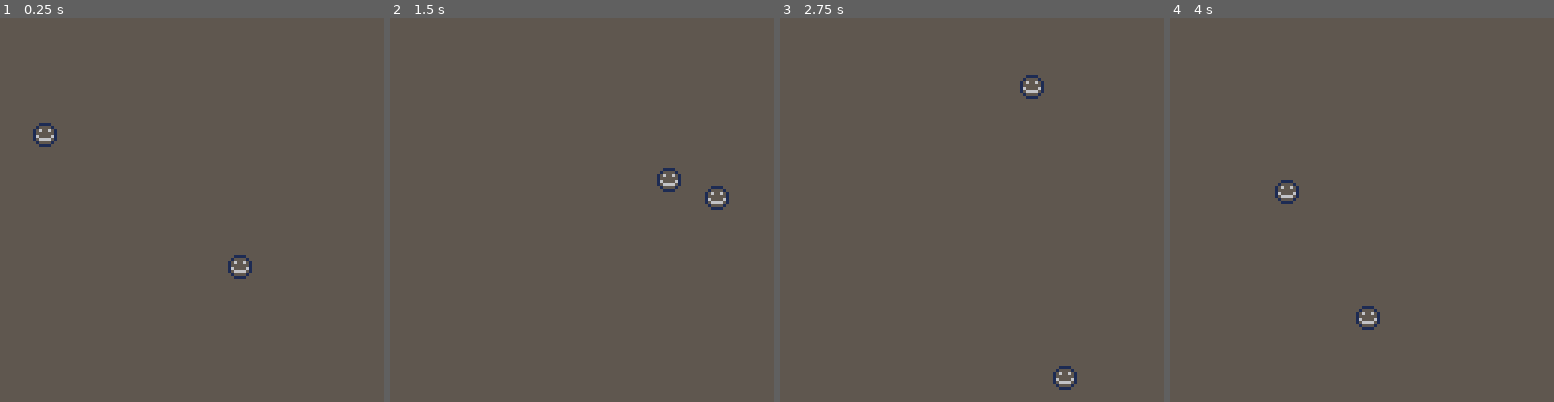
Above: before the commit, frames 1-4 (left to right).
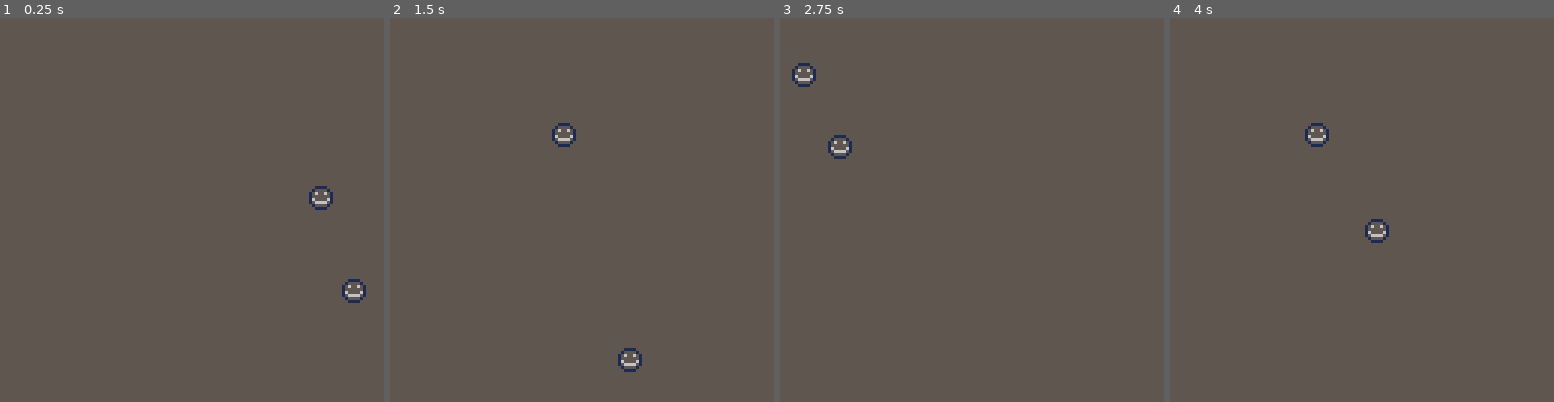
Above: after the commit, the same moments.

Repository: sargon2/pico8
Game: PICO-8 cartridge mine/collision.p8
Two runs of this game, one before a commit and one after it. Both use one fixed random seed, a clock stepped at 60 frames per second and the inputs below.
Inputs:
- Up to frame 1 (0.25 s): no input
- Up to frame 2 (1.5 s): no input
- Up to frame 3 (2.75 s): no input
- Up to frame 4 (4 s): no input

The runs differ from the first frame. In frame 1, 0.7% of the frame differs, in the area x 8-96%, y 27-75%; in frame 2, 0.7%; in frame 3, 0.7%; in frame 4, 0.7%.

Commit message:
Detect collision based on distance

Diff:
--- a/mine/collision.p8
+++ b/mine/collision.p8
@@ -16,17 +16,17 @@
 -- check lots of collisions?
 
 actor1 = {
- x=32,
- y=32,
- xv=-2.6,
- yv=0.4
+ x=rnd(112)+8,
+ y=rnd(112)+8,
+ xv=rnd(4)-2,
+ yv=rnd(4)-2
 }
 
 actor2 = {
- x=64,
- y=84,
- xv=1.6,
- yv=-0.6
+ x=rnd(112)+8,
+ y=rnd(112)+8,
+ xv=rnd(4)-2,
+ yv=rnd(4)-2
 }
 
 function update_actor(actor)
@@ -51,20 +51,18 @@
 end
 
 is_colliding = false
-
 function collide()
- if abs(actor1.x-actor2.x) < 8 and
-    abs(actor1.y-actor2.y) < 8 then
+ -- calc normal vector
+ local dx=actor2.x - actor1.x
+ local dy=actor2.y - actor1.y
+ local distance=sqrt(dx*dx + dy*dy)
+ if distance < 8 then
   if is_colliding then
    -- we already calculated this collision
    return
   end
   sfx(0)
   is_colliding = true
-  -- calc normal vector
-  local dx=actor2.x - actor1.x
-  local dy=actor2.y - actor1.y
-  local distance=sqrt(dx*dx + dy*dy)
   -- normalize it
   local nx=dx/distance
   local ny=dy/distance
